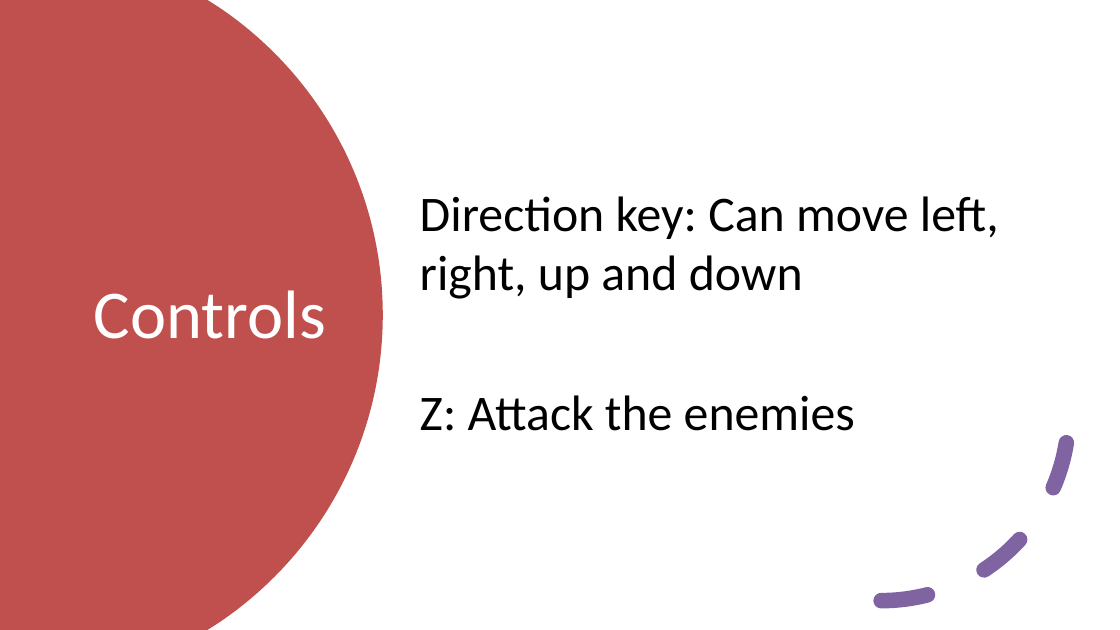
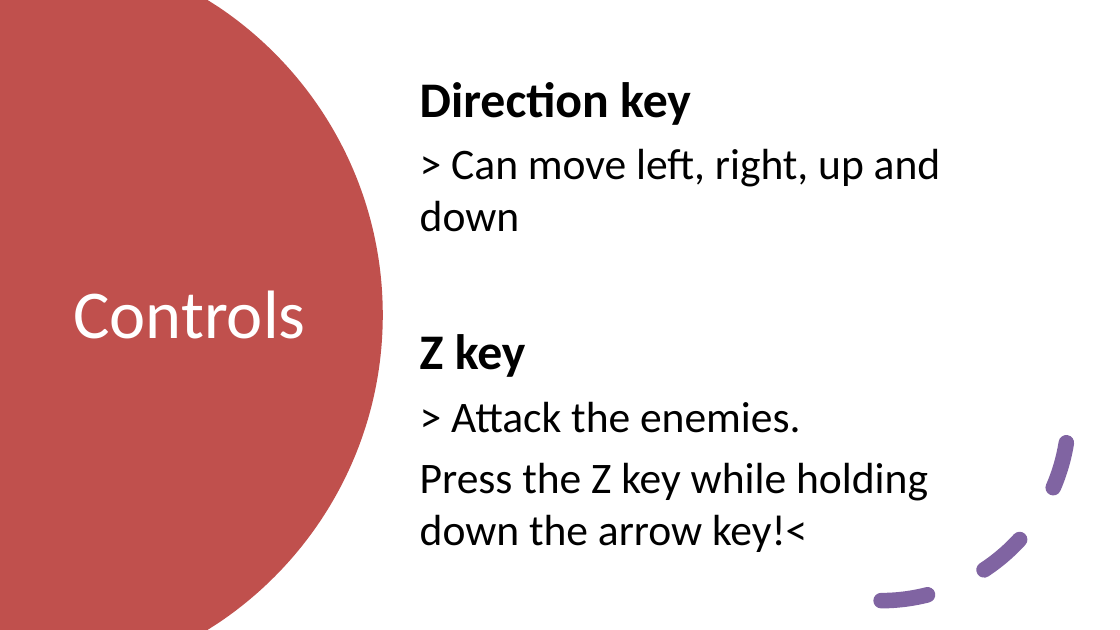
Before and after one commit to yeongrin/Yeongrin_J_AGA312-Rapid-Prototyping-June-24, a slide deck: slide 6 of Yeongrin Jeon PPT.pptx. Drawn at 1120x630 pixels with LibreOffice and Linux fonts; fonts in the diff are those of the drawing. Boxes give left, top, right and bottom in pixels: in the first picture for what was removed or moved away, otherwise in the second. Text is boxed around its words. In the diff, an @@ line names an element or a change of style, - is before the commit and + after.

```diff
--- a/Yeongrin Jeon PPT.pptx
+++ b/Yeongrin Jeon PPT.pptx
@@ text at [420,82,941,552]: text changed; size 32 to 28 pt @@
-Direction key: Can move left, right, up and down
-Z: Attack the enemies
+Direction key
+> Can move left, right, up and down
+Z key
+> Attack the enemies.
+Press the Z key while holding down the arrow key!<
@@ title "Controls": place and size @@
-title "Controls" at [94,290,326,339]
+title "Controls" at [73,290,305,339]
```
Also in this commit, not shown: 4 other slides changed, 17 other files.
